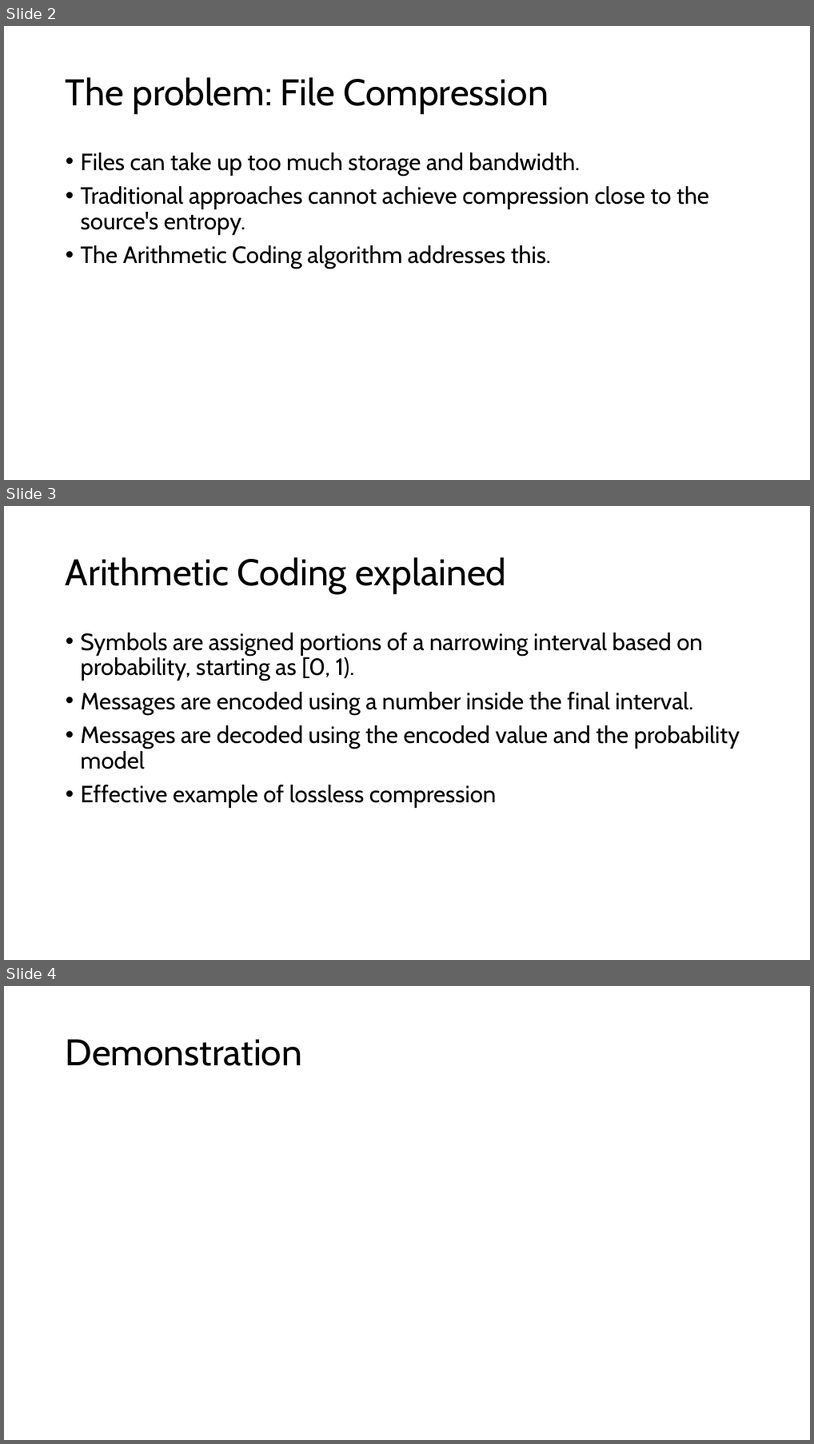
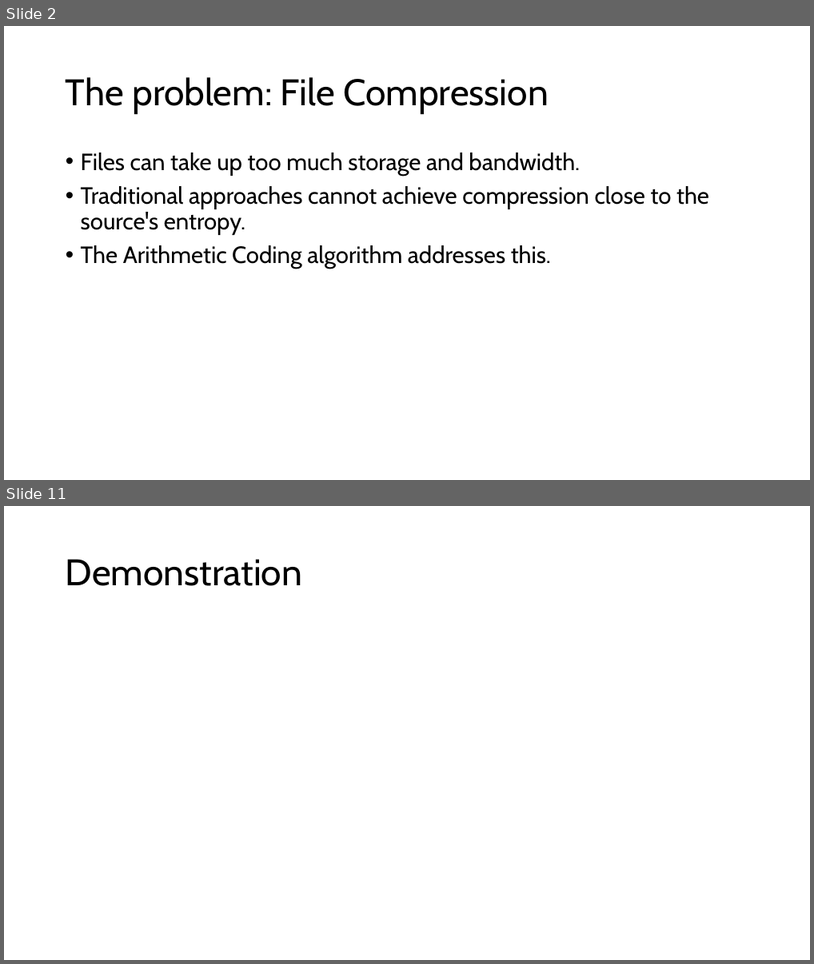
Before and after one commit to Tom-Croft/ECM3428, a slide deck: project_presentation.pptx. Shown one above the other, each under a label of ours: slides 2, 3 and 4 before the commit, slides 2 and 11 after it; the slides between them are not shown. The pictures are 814x1444 and 814x964 pixels, drawn with LibreOffice and Linux fonts; fonts in the diff are those of the drawing. Boxes give left, top, right and bottom in pixels: in the first picture for what was removed or moved away, otherwise in the second. Text is boxed around its words. In the diff, an @@ line names an element or a change of style, - is before the commit and + after.

```diff
--- a/project_presentation.pptx
+++ b/project_presentation.pptx
@@ slide 3 removed at [4, 506, 810, 960], background #FFFFFF @@
@@ title removed at [66, 557, 506, 594] @@
-Arithmetic Coding explained
@@ text removed at [81, 632, 740, 808] @@
-• Symbols are assigned portions of a narrowing interval based on probability, starting as [0, 1).
-• Messages are encoded using a number inside the final interval.
-• Messages are decoded using the encoded value and the probability model
-• Effective example of lossless compression
@@ what was slide 4 is now slide 11 @@
```
Also in this commit, not shown: 8 slides added.
